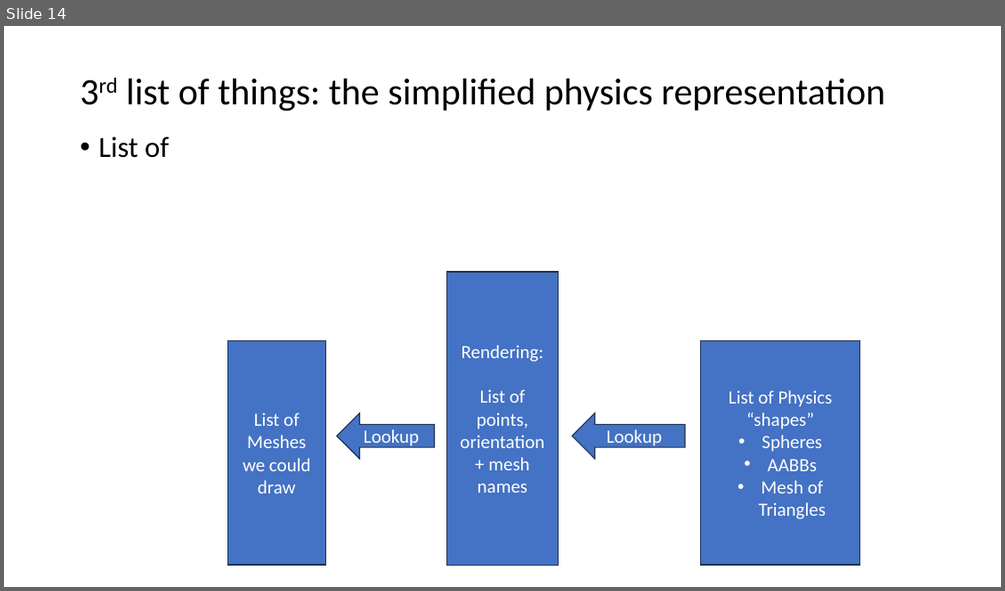
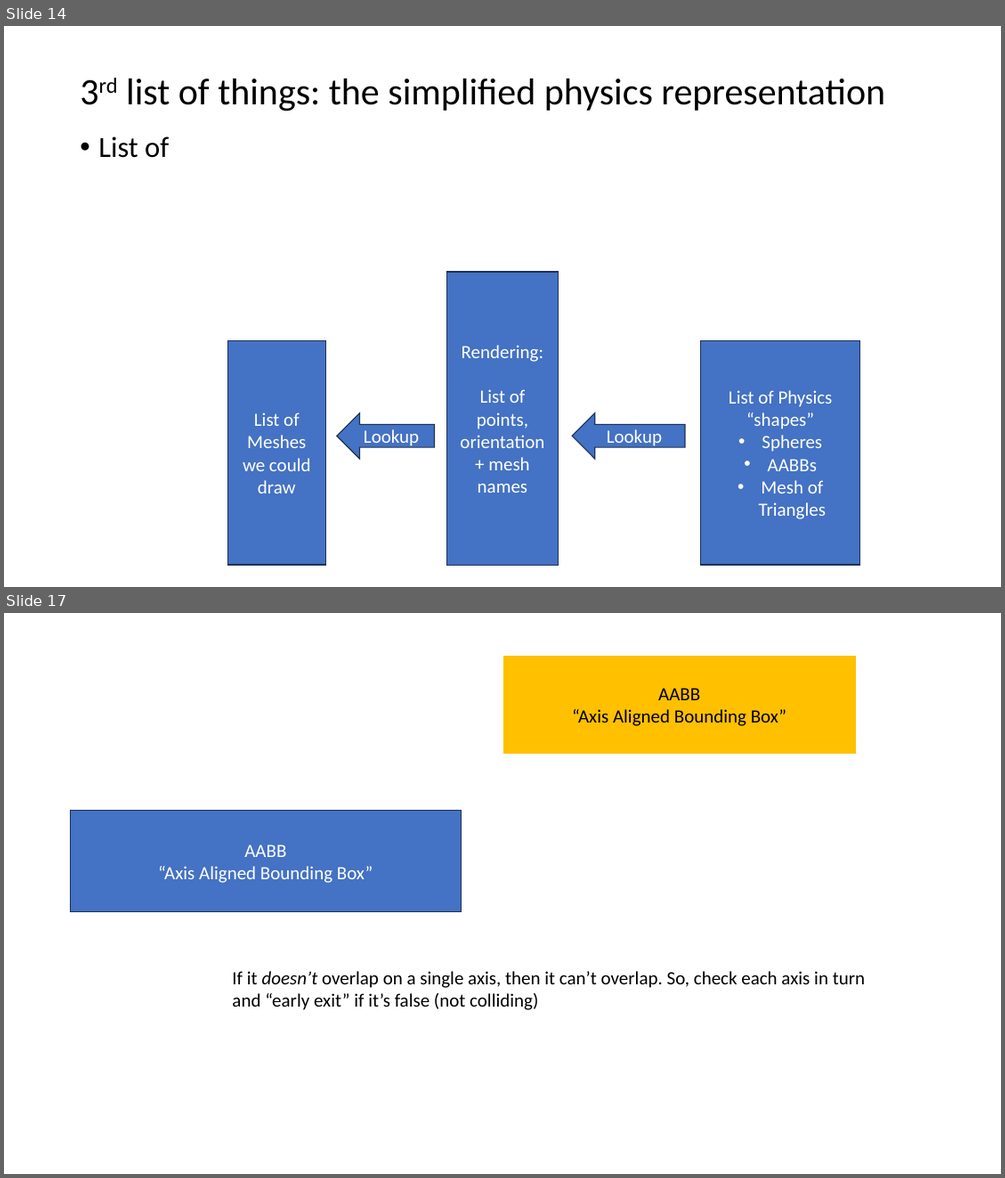
Before and after one commit to FeeneyCodes/GDP202425, a slide deck: 6019_Phys_1/D2D/W02/Collision_Detection (2024).pptx. Shown one above the other, each under a label of ours: slide 14 before the commit, slides 14 and 17 after it; the slides between them are not shown. The pictures are 1005x591 and 1005x1178 pixels, drawn with LibreOffice and Linux fonts; fonts in the diff are those of the drawing. Boxes give left, top, right and bottom in pixels: in the first picture for what was removed or moved away, otherwise in the second. Text is boxed around its words. In the diff, an @@ line names an element or a change of style, - is before the commit and + after.

```diff
--- a/6019_Phys_1/D2D/W02/Collision_Detection (2024).pptx
+++ b/6019_Phys_1/D2D/W02/Collision_Detection (2024).pptx
@@ slide 17 added at [4,613,1001,1174], background #FFFFFF @@
@@ rectangle added at [502,655,857,755], fill #FFC000, outline #FFFFFF 1.5 pt, 18 pt, text #000000 @@
+AABB
+“Axis Aligned Bounding Box”
@@ rectangle added at [71,811,461,912], fill #4472C4, outline #1E3256 1 pt, 18 pt, text #FFFFFF @@
+AABB
+“Axis Aligned Bounding Box”
@@ text added at [232,971,865,1010], 18 pt, text #000000 @@
+If it doesn’t overlap on a single axis, then it can’t overlap. So, check each axis in turn and “early exit” if it’s false (not colliding)
```
Also in this commit, not shown: 1 slide changed, 8 other slides added, 3 other files.
